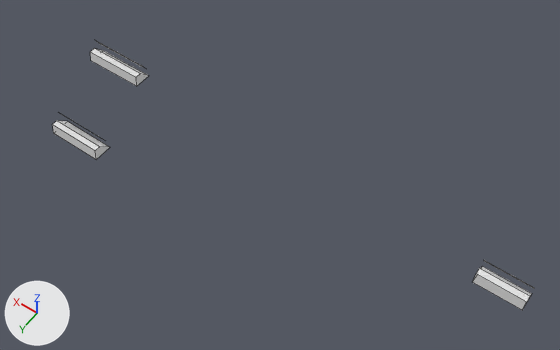
Renders of the OBJ model lucky-number/Assets/Art/Models/desk_plates.obj from each side of a commit.
The view is the same before and after, from a 50 mm lens placed at (-0.662, 0.719, 1.507), pointed at (-0.001, -0.206, 0.054). The lights are fixed; the arrows at lower left show +X, +Y and +Z. The picture after the commit comes second. Mesh edges are drawn as thin lines. Where no turn or scale is listed for an object, it has been applied to the vertices. Vertices at exactly the same position are counted once.

Script lines for the objects in view, before the commit:
```python
me_desk_plates = bpy.data.meshes.new('desk_plates')
me_desk_plates.from_pydata(...)  # 36 vertices, 21 faces; spans x -0.62..0.685, y -0.313..-0.013, z 0.0..0.055
# faces by material slot: [18, 3]
me_desk_plates.materials.append(mat_palette)  # white #e7e7e7
me_desk_plates.materials.append(mat_plates)  # white #e7e7e7
ob_desk_plates = bpy.data.objects.new('desk_plates', me_desk_plates)
ob_desk_plates.location = (0.0, 0.0, 0.0)
```
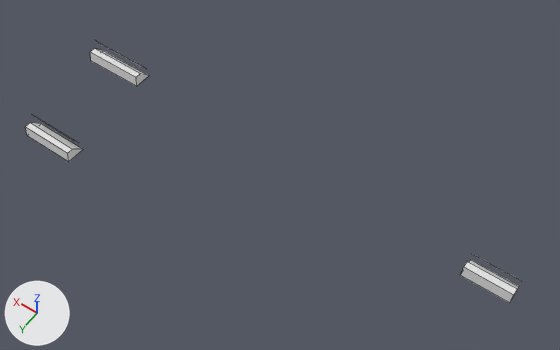
Boxes (x1, y1, x2, y2) around the edits, measured in the pictures (560 x 350 px; the box of a moved part takes in the faces that stretch with it):
'desk_plates', reshaped: before (52, 41, 534, 310); after (26, 41, 522, 303)
part 1 of me_desk_plates, moved or reshaped: before (52, 121, 110, 159); after (26, 123, 83, 162)
part 2 of me_desk_plates, moved or reshaped: before (473, 266, 532, 310); after (461, 260, 519, 303)

The change, as a diff of the scene's bpy script:
```diff
--- a/lucky-number/Assets/Art/Models/desk_plates.obj.py
+++ b/lucky-number/Assets/Art/Models/desk_plates.obj.py
@@ me_desk_plates @@
 # used by ob_desk_plates; location = (0.0, 0.0, 0.0)
-me_desk_plates.from_pydata(...)  # 36 vertices, 21 faces; spans x -0.62..0.685, y -0.313..-0.013, z 0.0..0.055
+me_desk_plates.from_pydata(...)  # 36 vertices, 21 faces; spans x -0.59..0.685, y -0.313..0.032, z 0.0..0.055
+# me_desk_plates part 1: the loose piece of 8 vertices spanning x 0.425..0.575, y -0.063..-0.013, z 0.0..0.03 is moved by (0.05, 0.045, 0.0)
+# me_desk_plates part 2: the loose piece of 8 vertices spanning x -0.62..-0.5, y -0.293..-0.243, z 0.0..0.03 is moved by (0.03, 0.0, 0.0)
+# other edits to the shape of me_desk_plates do not show in these pictures
 me_desk_plates.materials.append(mat_palette)
```
